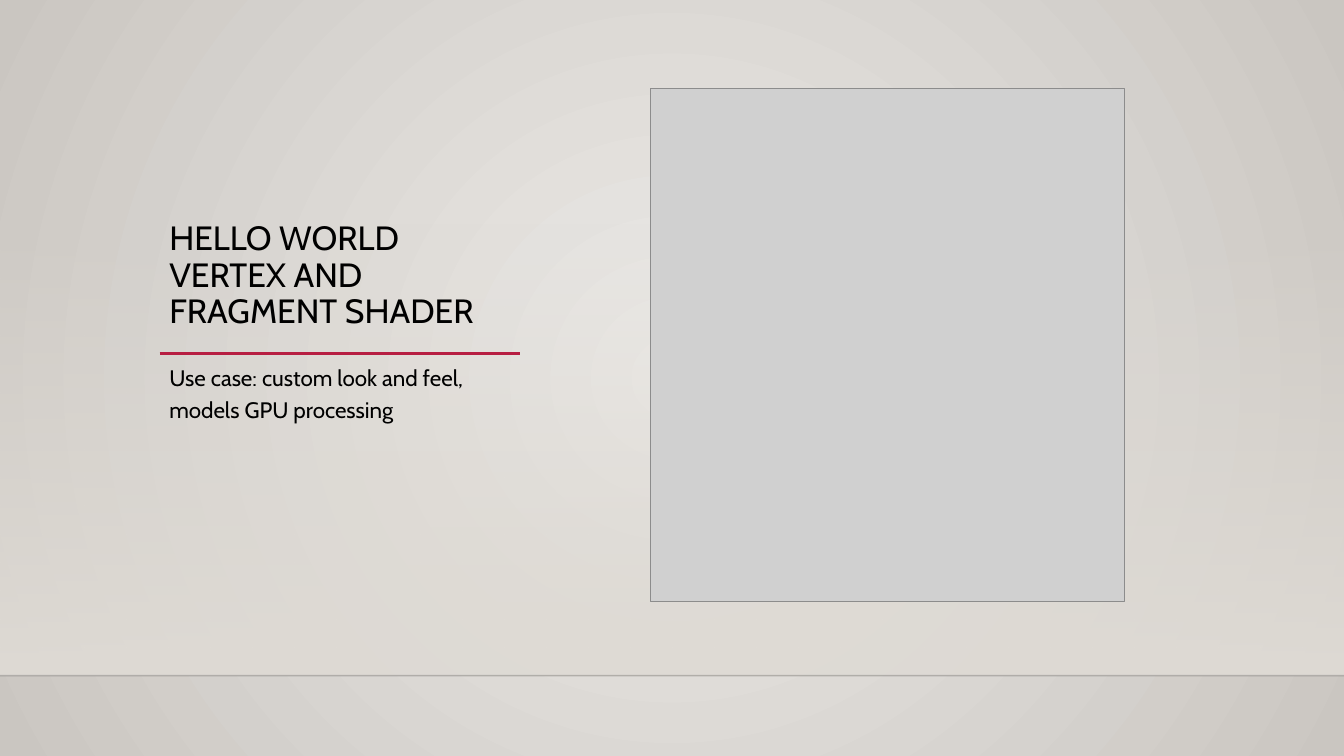
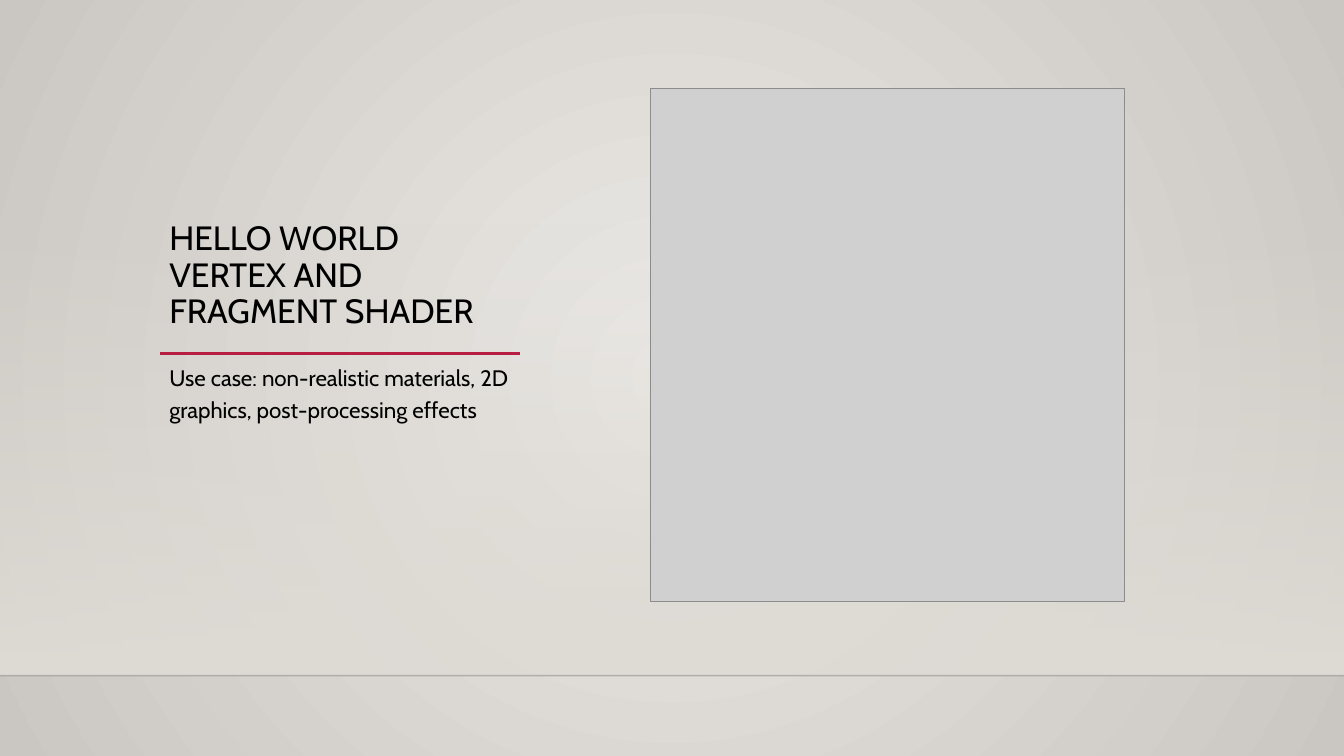
Before and after one commit to mariannabudnikova/shader_intro, a slide deck: slide 8 of ShaderIntro.pptm. Drawn at 1344x756 pixels with LibreOffice and Linux fonts; fonts in the diff are those of the drawing; grey boxes stand for pictures; background and template pictures are left out. Boxes give left, top, right and bottom in pixels: in the first picture for what was removed or moved away, otherwise in the second. Text is boxed around its words. In the diff, an @@ line names an element or a change of style, - is before the commit and + after.

Commit message:
Updated the slides

```diff
--- a/ShaderIntro.pptm
+++ b/ShaderIntro.pptm
@@ text at <box>169,369,508,424</box>: text changed @@
-Use case: custom look and feel, models GPU processing
+Use case: non-realistic materials, 2D graphics, post-processing effects
```
Also in this commit, not shown: 2 other slides changed, 1 slide added, 1 other file.
